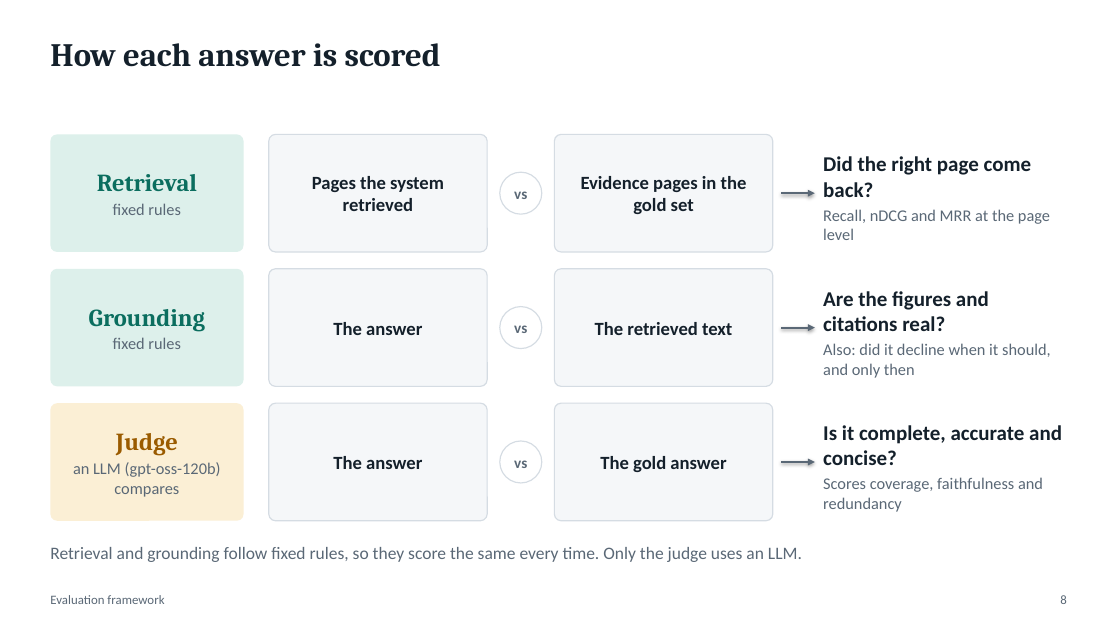
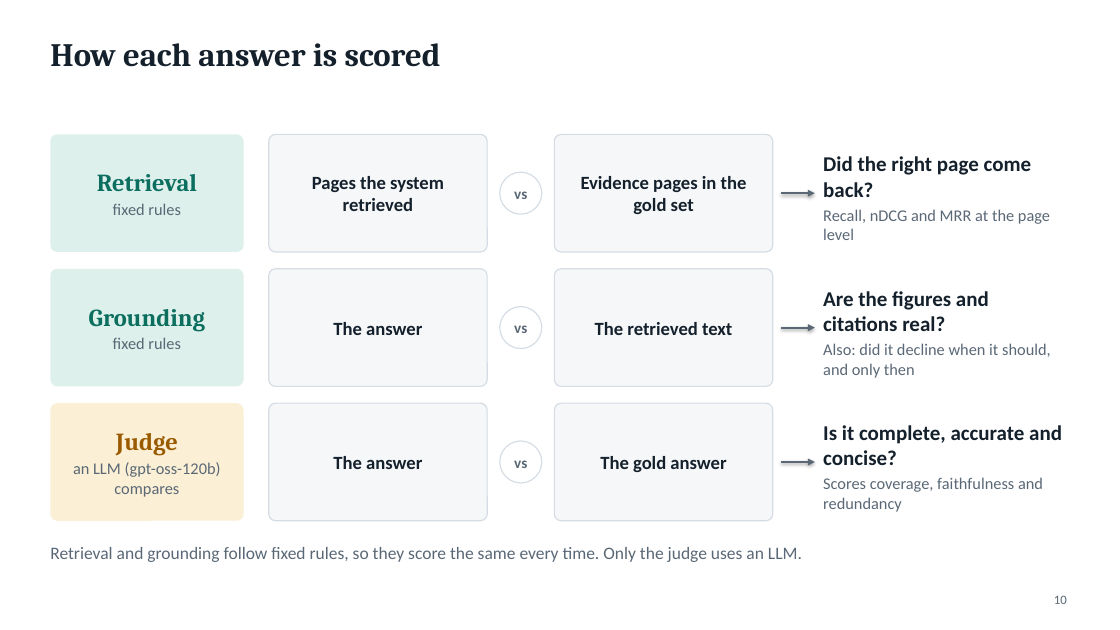
Before and after one commit to DarkkReaper007/RAG-for-financial-analysis, a slide deck: slide 10 of paper/slides.pptx (slide 8 before the commit). Drawn at 1120x630 pixels with LibreOffice and Linux fonts; fonts in the diff are those of the drawing. Boxes give left, top, right and bottom in pixels: in the first picture for what was removed or moved away, otherwise in the second. Text is boxed around its words. In the diff, an @@ line names an element or a change of style, - is before the commit and + after.

```diff
--- a/paper/slides.pptx
+++ b/paper/slides.pptx
@@ text removed at [50, 595, 164, 604] @@
-Evaluation framework
@@ text at [1054, 595, 1067, 604]: text changed @@
-8
+10
```
Also in this commit, not shown: 18 other slides changed, 5 slides added, 2 other files.
